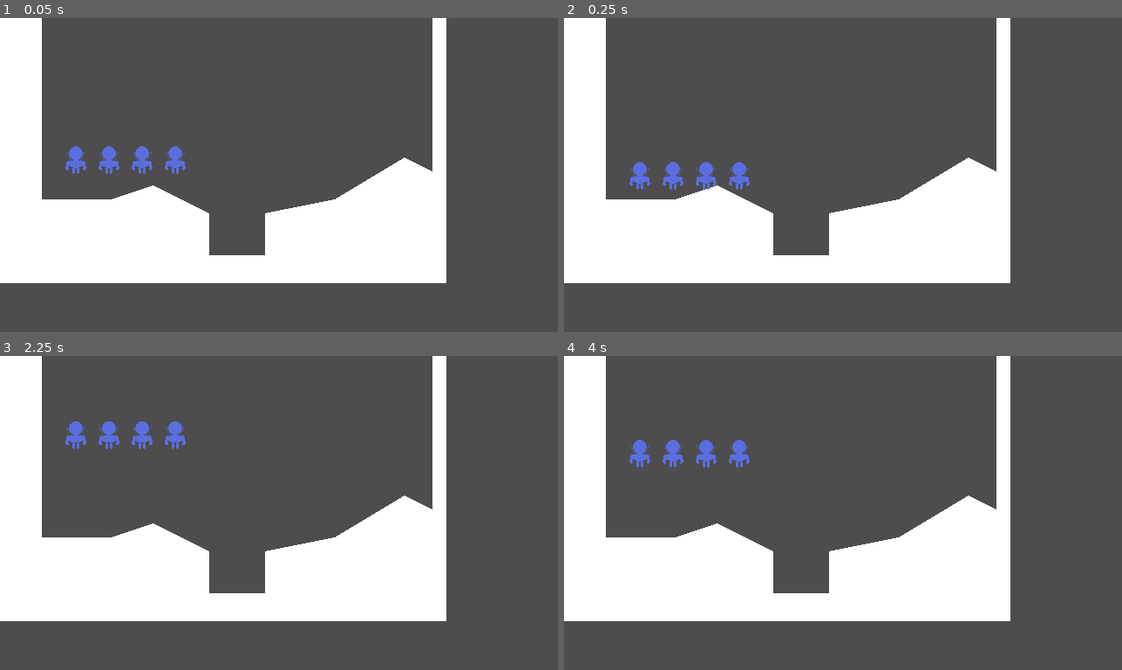
Above: before the commit, frames 1-4 (two rows, left to right).
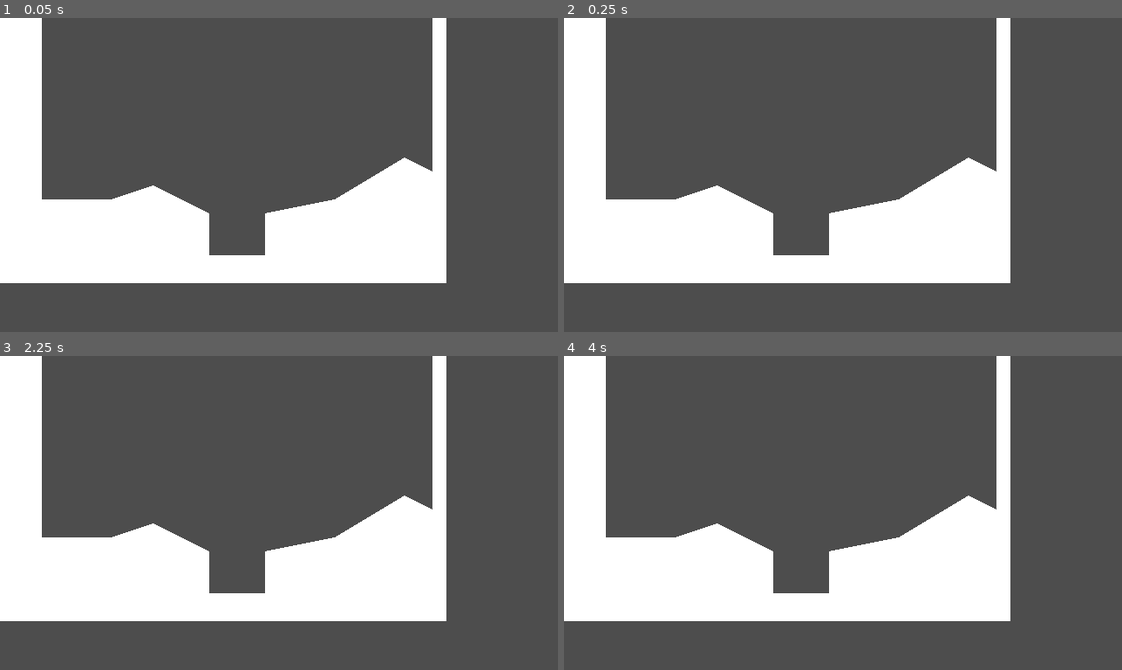
Above: after the commit, the same moments.

Repository: bmingles/gamejam-2024
Game: Godot game, scene res://world.tscn
Two runs of this game, one before a commit and one after it. Both use one fixed random seed, a clock stepped at 60 frames per second and the inputs below.
Inputs:
- Up to frame 1 (0.05 s): no input
- Up to frame 2 (0.25 s): no input
- Up to frame 3 (2.25 s): tap Enter (ui_accept) at 0.5, 2 s; hold S (player1_duck) 0.53-1.28 s; hold D (player1_right) 0.53-2.03 s; tap W (player1_jump) at 0.77, 1.52 s; tap S (player1_duck) at 1.35 s; hold A (player1_left) from 2.03 s (still down); hold S (player1_duck) from 2.03 s (still down)
- Up to frame 4 (4 s): release A (player1_left) at 2.78 s; release S (player1_duck) at 2.78 s; hold D (player1_right) from 2.78 s (still down); tap S (player1_duck) at 2.85 s; tap W (player1_jump) at 3.02, 3.77 s; tap Enter (ui_accept) at 3.5 s; hold S (player1_duck) from 3.53 s (still down)

The runs differ from the first frame. In frame 1, 0.7% of the frame differs, in the area x 11-34%, y 40-50%; in frame 2, 0.7%; in frame 3, 0.7%, in the area x 11-34%, y 20-30%; in frame 4, 0.7%.

Commit message:
Exported sprites

Diff:
--- a/FrogFighters/player.tscn
+++ b/FrogFighters/player.tscn
@@ -1,17 +1,13 @@
-[gd_scene load_steps=4 format=3 uid="uid://dvw5181v3bpgj"]
+[gd_scene load_steps=3 format=3 uid="uid://dvw5181v3bpgj"]
 
 [ext_resource type="Script" path="res://player.gd" id="1_g55qm"]
-[ext_resource type="Texture2D" uid="uid://bvus2j3smaw2q" path="res://assets/player.png" id="1_mfl4c"]
 
 [sub_resource type="RectangleShape2D" id="RectangleShape2D_xr1q4"]
 
 [node name="Player" type="CharacterBody2D"]
 script = ExtResource("1_g55qm")
 
-[node name="Sprite2D" type="Sprite2D" parent="."]
-position = Vector2(8, 0)
-scale = Vector2(0.296875, 0.25)
-texture = ExtResource("1_mfl4c")
-
 [node name="CollisionShape2D" type="CollisionShape2D" parent="."]
 shape = SubResource("RectangleShape2D_xr1q4")
+
+[node name="AnimatedSprite2D" type="AnimatedSprite2D" parent="."]
Binary file added: FrogFighters/assets/mermit.png
Binary file removed: FrogFighters/assets/player.png
Not shown, removed: FrogFighters/assets/player.png.import
Binary file added: FrogFighters/assets/scenery.png
Binary file added: FrogFighters/assets/termit.png
Not shown, changed: art/Mermit.aseprite
Not shown, changed: art/Termit.aseprite
